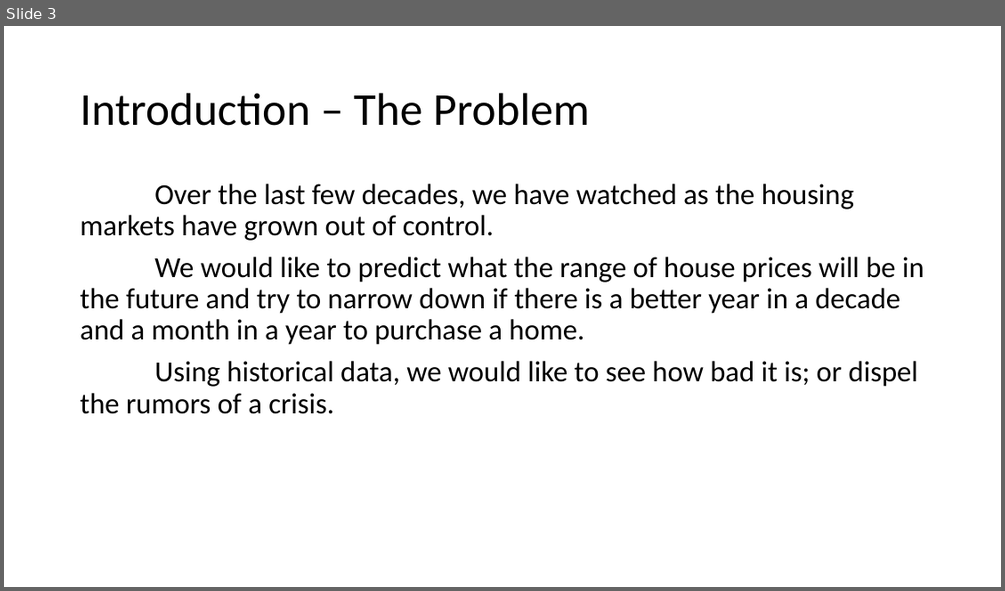
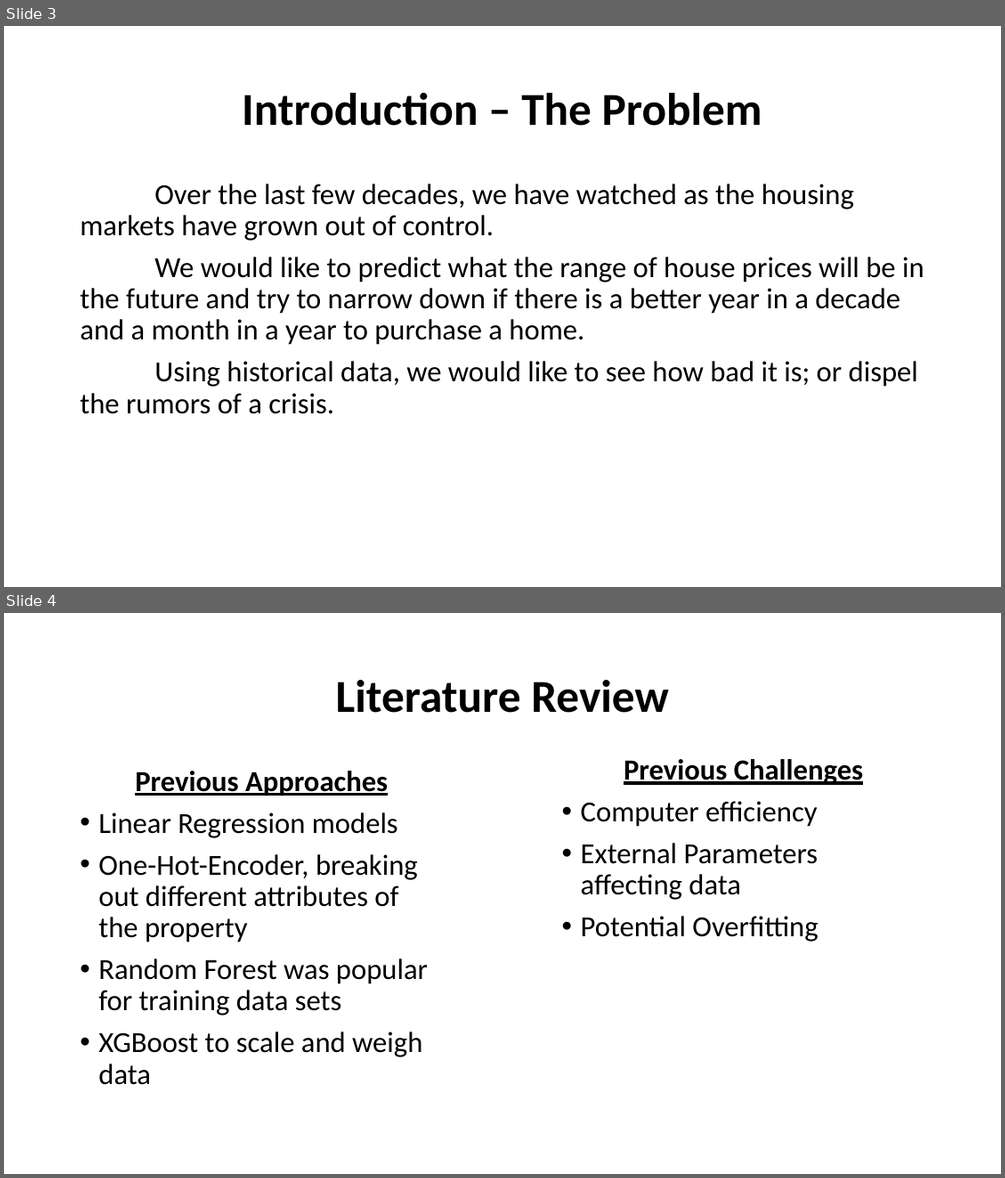
Before and after one commit to PMcTwist/Machine_Learn_Project, a slide deck: Presentation/Presentation_1.pptx. Shown one above the other, each under a label of ours: slide 3 before the commit, slides 3 and 4 after it. The pictures are 1005x591 and 1005x1178 pixels, drawn with LibreOffice and Linux fonts; fonts in the diff are those of the drawing. Boxes give left, top, right and bottom in pixels: in the first picture for what was removed or moved away, otherwise in the second. Text is boxed around its words. In the diff, an @@ line names an element or a change of style, - is before the commit and + after.

```diff
--- a/Presentation/Presentation_1.pptx
+++ b/Presentation/Presentation_1.pptx
@@ slide 4 added at [4,613,1001,1174], background #FFFFFF @@
@@ title added at [336,680,668,713], 44 pt, text #000000, bold @@
+Literature Review
@@ text added at [98,771,428,1085], 28 pt, text #000000 @@
+Previous Approaches
+• Linear Regression models
+• One-Hot-Encoder, breaking out different attributes of the property
+• Random Forest was popular for training data sets
+• XGBoost to scale and weigh data
@@ text added at [581,759,863,941], 28 pt, text #000000 @@
+Previous Challenges
+• Computer efficiency
+• External Parameters affecting data
+• Potential Overfitting
@@ slide 3 changed as well @@
@@ title "Introduction – The Problem" at [242,93,762,126]: bold on; alignment left to centre @@
```
Also in this commit, not shown: 2 other slides changed, 6 other slides added, 1 slide removed.
